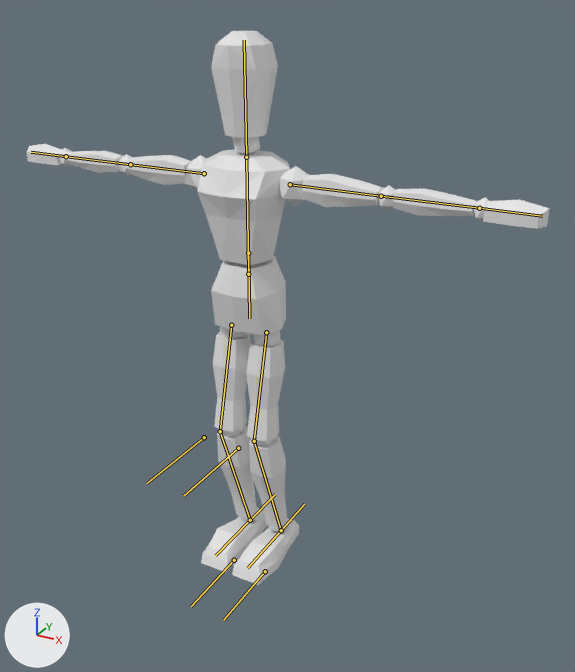
Two versions of the Blender file main/person/manikin.blend, one commit apart.
One viewpoint serves both versions: a 50 mm camera at (0.924, -1.494, 1.386) aimed at (0.064, 0.069, 0.604). The lights are fixed; the arrows at lower left show +X, +Y and +Z. The bones that bend it are drawn over the model as lines.

Objects in the first picture: 'arms', 'head', 'legs', 'neckball', 'torso', 'waist'.
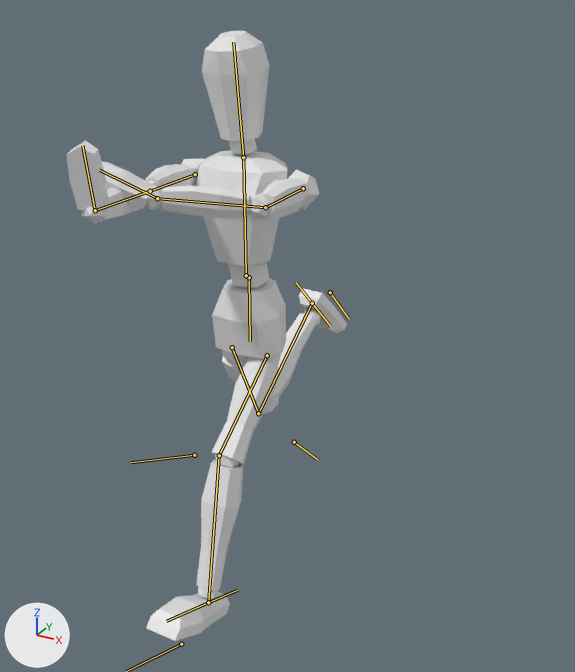
The newer file adds an action. The first version stands in its rest pose; the second is drawn at frame 0 of the action 'upper_attack'.

The change, as a diff of the scene's bpy script:
```diff
--- a/main/person/manikin.blend.py
+++ b/main/person/manikin.blend.py
@@ bone_waist @@
 bone_waist = bpy.data.objects['Bottom'].pose.bones['waist']
-bone_waist.location = (0.0, 0.025, 0.0)
+bone_waist.location = (0.0, 0.084, 0.0)
@@ bone_foot_control_l @@
 bone_foot_control_l = bpy.data.objects['Bottom'].pose.bones['foot.control.L']
-bone_foot_control_l.location = (0.0, 0.038, 0.0)
-bone_foot_control_l.rotation_quaternion = (1.0, 0.0, 0.0, 0.0)  # degrees (0, 0, 0)
+bone_foot_control_l.location = (0.0, 0.414, 0.07)
+bone_foot_control_l.rotation_quaternion = (0.976, 0.218, 0.0, 0.0)  # degrees (25, 0, 0)
@@ bone_foot_control_r @@
 bone_foot_control_r = bpy.data.objects['Bottom'].pose.bones['foot.control.R']
-bone_foot_control_r.location = (0.0, 0.038, 0.0)
-bone_foot_control_r.rotation_quaternion = (1.0, 0.0, 0.0, 0.0)  # degrees (0, 0, 0)
+bone_foot_control_r.location = (0.0, -0.53, 0.595)
+bone_foot_control_r.rotation_quaternion = (0.369, -0.929, 0.0, 0.0)  # degrees (-137, 0, 0)
@@ bone_torso @@
 bone_torso = bpy.data.objects['Top'].pose.bones['torso']
-bone_torso.location = (0.0, 0.0, 0.0)
+bone_torso.location = (0.0, 0.0, 0.012)
@@ bone_head @@
 bone_head = bpy.data.objects['Top'].pose.bones['head']  # child of 'torso'
-bone_head.rotation_quaternion = (1.0, 0.0, 0.0, 0.0)  # degrees (0, 0, 0)
+bone_head.rotation_quaternion = (0.998, 0.061, 0.0, 0.0)  # degrees (7, 0, 0)
@@ bone_shoulder_l @@
 bone_shoulder_l = bpy.data.objects['Top'].pose.bones['shoulder.L']  # child of 'torso'
-bone_shoulder_l.location = (0.0, 0.0, 0.0)
-bone_shoulder_l.rotation_quaternion = (1.0, 0.0, 0.0, 0.0)  # degrees (0, 0, 0)
+bone_shoulder_l.location = (0.006, 0.03, -0.015)
+bone_shoulder_l.rotation_quaternion = (0.484, 0.445, -0.577, -0.484)  # degrees (94, -7, -98)
@@ bone_arm_l @@
 bone_arm_l = bpy.data.objects['Top'].pose.bones['arm.L']  # child of 'shoulder.L'
-bone_arm_l.rotation_quaternion = (1.0, 0.0, 0.0, 0.0)  # degrees (0, 0, 0)
+bone_arm_l.rotation_quaternion = (0.843, -0.06, -0.057, -0.532)  # degrees (-2, -9, -64)
@@ bone_hand_l @@
 bone_hand_l = bpy.data.objects['Top'].pose.bones['hand.L']  # child of 'arm.L'
-bone_hand_l.rotation_quaternion = (1.0, 0.0, 0.0, 0.0)  # degrees (0, 0, 0)
+bone_hand_l.rotation_quaternion = (0.759, 0.192, 0.622, 0.011)  # degrees (64, 70, 49)
@@ bone_shoulder_r @@
 bone_shoulder_r = bpy.data.objects['Top'].pose.bones['shoulder.R']  # child of 'torso'
-bone_shoulder_r.location = (0.0, 0.0, 0.0)
-bone_shoulder_r.rotation_quaternion = (1.0, 0.0, 0.0, 0.0)  # degrees (0, 0, 0)
+bone_shoulder_r.location = (0.012, 0.007, -0.001)
+bone_shoulder_r.rotation_quaternion = (0.444, 0.527, 0.47, -0.551)  # degrees (93, 93, -7)
@@ bone_hand_r @@
 bone_hand_r = bpy.data.objects['Top'].pose.bones['hand.R']  # child of 'arm.R'
-bone_hand_r.rotation_quaternion = (1.0, 0.0, 0.0, 0.0)  # degrees (0, 0, 0)
+bone_hand_r.rotation_quaternion = (0.606, -0.399, -0.482, -0.49)  # degrees (-3, -78, -76)
```

Boxes [x1, y1, x2, y2] around the edits, measured in the pictures (575 x 672 px):
'legs', posed (104% wider, 36% taller)
    before: [201, 327, 299, 585]
    after: [146, 289, 347, 641]
'arms', posed (52% narrower)
    before: [27, 144, 550, 229]
    after: [66, 141, 319, 224]
'torso', posed
    before: [197, 149, 290, 265]
    after: [196, 150, 288, 267]
'head', posed
    before: [211, 31, 278, 138]
    after: [202, 31, 270, 141]
'waist', posed
    before: [211, 256, 286, 335]
    after: [212, 278, 286, 359]
'neckball', posed
    before: [232, 137, 260, 155]
    after: [229, 139, 257, 156]
bone 'waist', root to tip
    before: (248, 253) to (249, 318)
    after: (249, 277) to (250, 341)
bone 'foot.control.L', root to tip
    before: (265, 571) to (223, 620)
    after: (181, 644) to (126, 671)
bone 'foot.control.R', root to tip
    before: (234, 560) to (191, 606)
    after: (330, 292) to (349, 319)
bone 'torso', root to tip
    before: (248, 274) to (246, 157)
    after: (246, 275) to (243, 157)
bone 'head', root to tip
    before: (246, 157) to (244, 40)
    after: (243, 157) to (233, 42)
bone 'shoulder.L', root to tip
    before: (290, 184) to (381, 196)
    after: (303, 188) to (265, 207)
bone 'arm.L', root to tip
    before: (381, 196) to (479, 208)
    after: (265, 207) to (157, 198)
bone 'hand.L', root to tip
    before: (479, 208) to (542, 216)
    after: (157, 198) to (99, 170)
bone 'shoulder.R', root to tip
    before: (204, 173) to (130, 164)
    after: (195, 174) to (150, 191)
bone 'hand.R', root to tip
    before: (66, 156) to (31, 152)
    after: (95, 210) to (82, 145)
